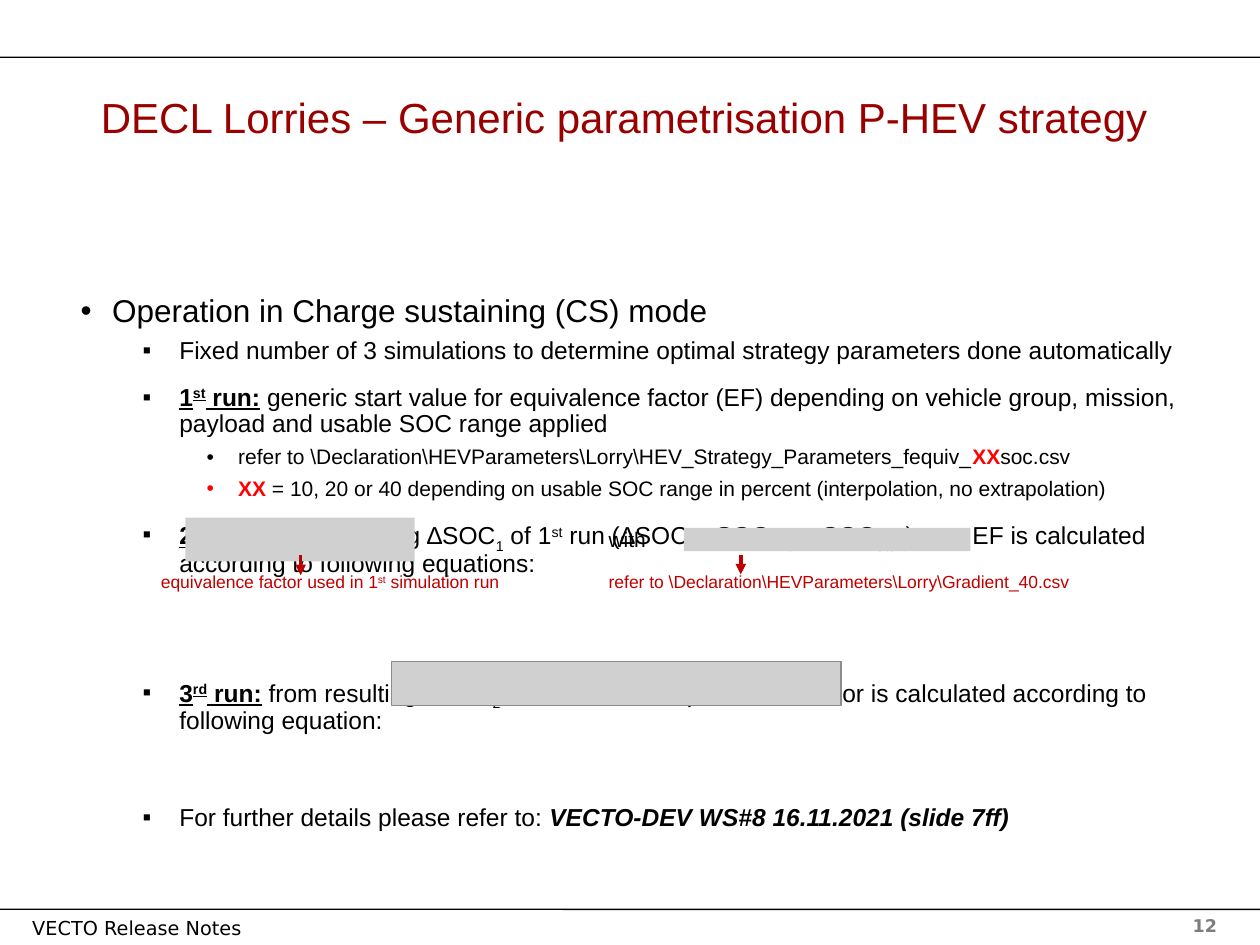
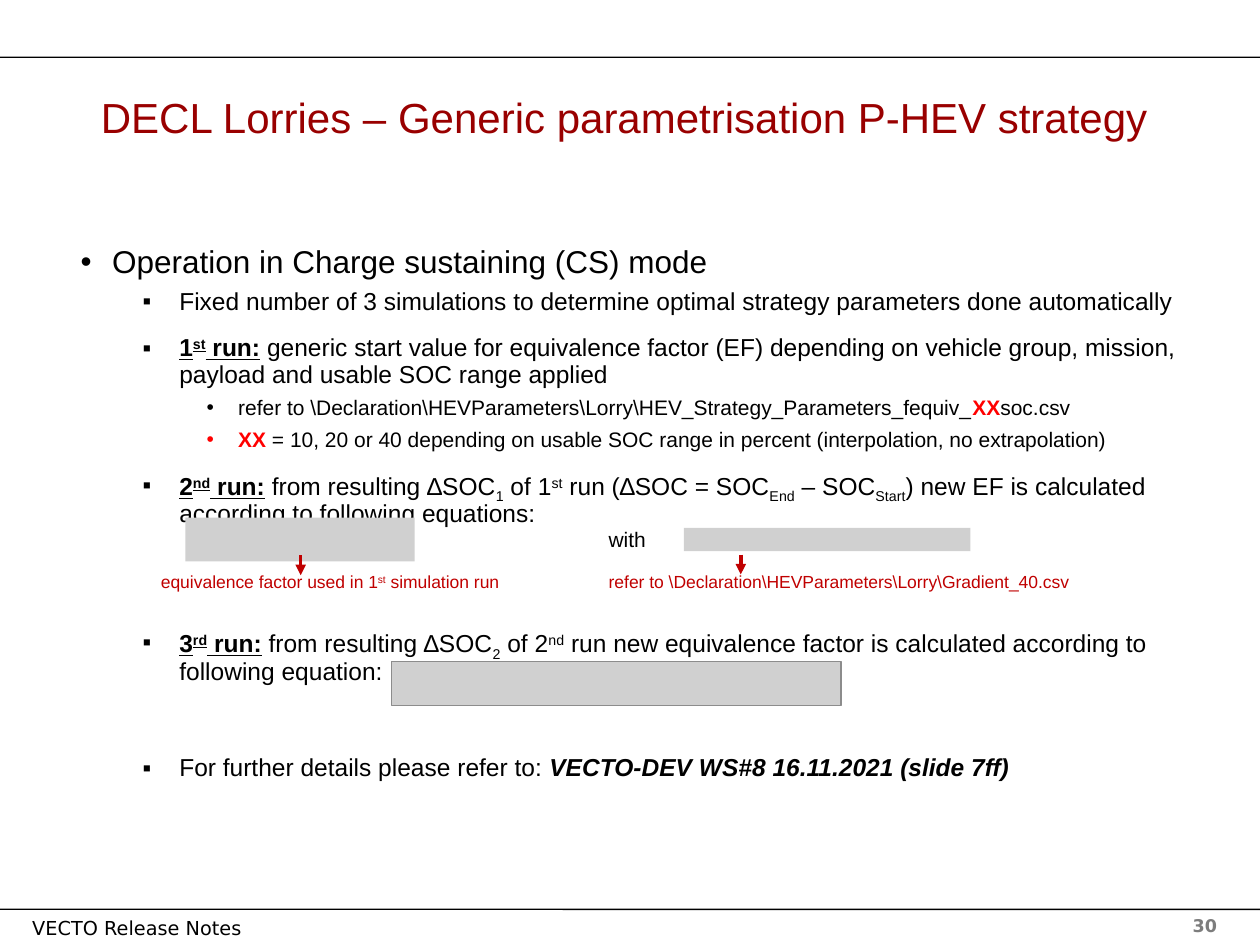
Before and after one commit to tanawadeatharva/BharatVECTO, a slide deck: slide 30 of Documentation/User Manual Source/Release Notes Vecto3.x.pptx (slide 12 before the commit). Drawn at 1260x945 pixels with LibreOffice and Linux fonts; fonts in the diff are those of the drawing; grey boxes stand for pictures; background and template pictures are left out. Boxes give left, top, right and bottom in pixels: in the first picture for what was removed or moved away, otherwise in the second. Text is boxed around its words. In the diff, an @@ line names an element or a change of style, - is before the commit and + after.

```diff
--- a/Documentation/User Manual Source/Release Notes Vecto3.x.pptx
+++ b/Documentation/User Manual Source/Release Notes Vecto3.x.pptx
@@ text "Operation in Charge sustaining (CS) ...": place and size @@
-text "Operation in Charge sustaining (CS) ..." at (112, 299, 1175, 831)
+text "Operation in Charge sustaining (CS) ..." at (112, 250, 1175, 781)
@@ page number at (1193, 919, 1217, 932): text changed @@
-12
+30
```
Also in this commit, not shown: 5 other slides changed, 18 slides added.
